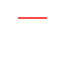
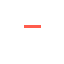
The second (64, 64) image is a revision of the first. Changes to its layers:
removed layer "Layer 2" over [left=18, top=17, right=47, bottom=19]
added layer "Layer 3" over [left=24, top=25, right=41, bottom=28]
